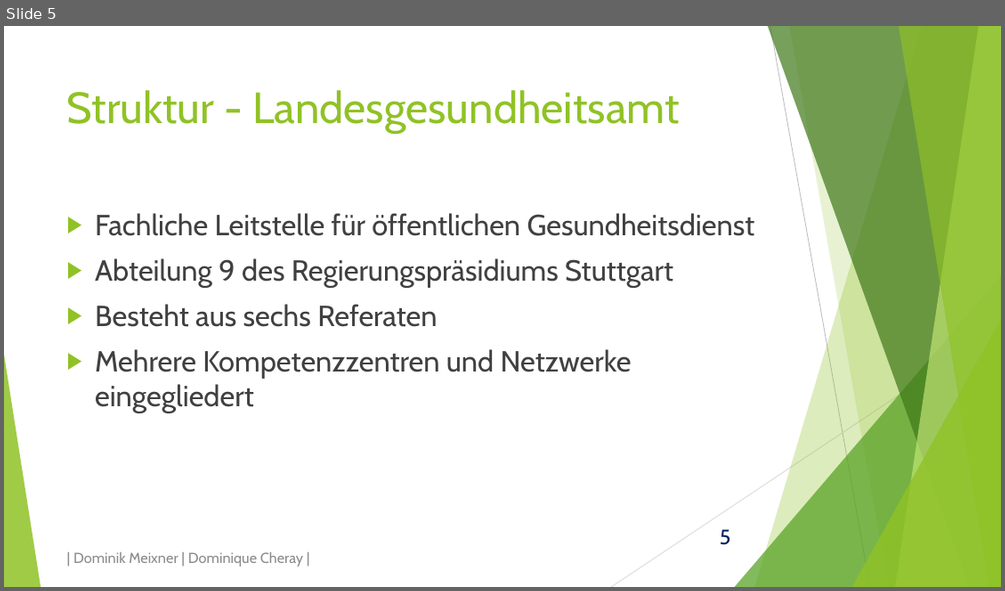
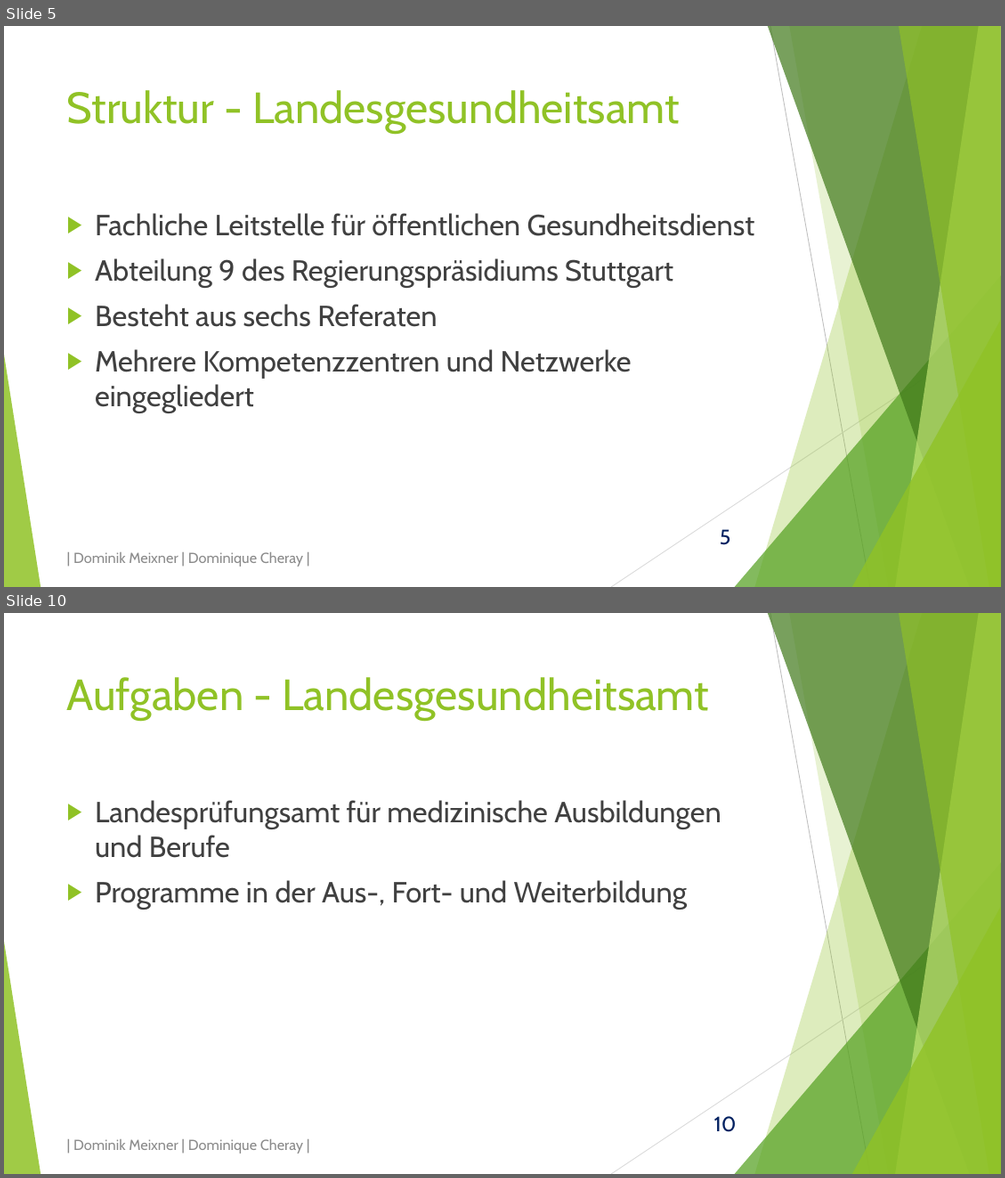
Before and after one commit to domeix/BlaBla, a slide deck: GesundheitsamtPraes.pptx. Shown one above the other, each under a label of ours: slide 5 before the commit, slides 5 and 10 after it; the slides between them are not shown. The pictures are 1005x591 and 1005x1178 pixels, drawn with LibreOffice and Linux fonts; fonts in the diff are those of the drawing. Boxes give left, top, right and bottom in pixels: in the first picture for what was removed or moved away, otherwise in the second. Text is boxed around its words. In the diff, an @@ line names an element or a change of style, - is before the commit and + after.

Commit message:
Und noch mehr Präsentation
Aufgaben der Ämter zugefügt. Und jetzt mach ich Pause und geh was essen.
:)

```diff
--- a/GesundheitsamtPraes.pptx
+++ b/GesundheitsamtPraes.pptx
@@ slide 10 added at (4,613,1001,1174), background #FFFFFF; not listed: 11 template elements that a slide beside it also shows @@
@@ title added at (67,677,709,720), 42 pt, text #90C226 @@
+Aufgaben - Landesgesundheitsamt
@@ text added at (95,800,721,909), 28 pt, text #404040 @@
+  ▶ Landesprüfungsamt für medizinische Ausbildungen und Berufe
+  ▶ Programme in der Aus-, Fort- und Weiterbildung
@@ text added at (73,1139,303,1153), 14 pt, text #8C8C8C @@
+| Dominik Meixner | Dominique Cheray |
```
Also in this commit, not shown: 4 slides changed, 3 other slides added.
